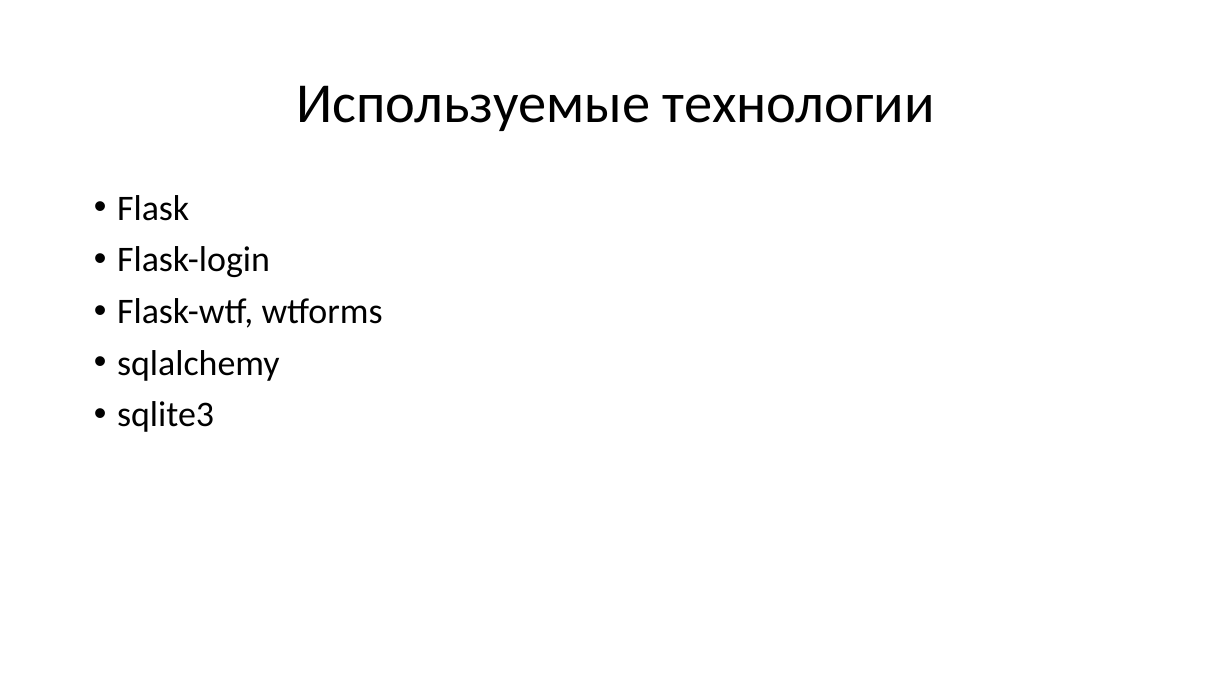
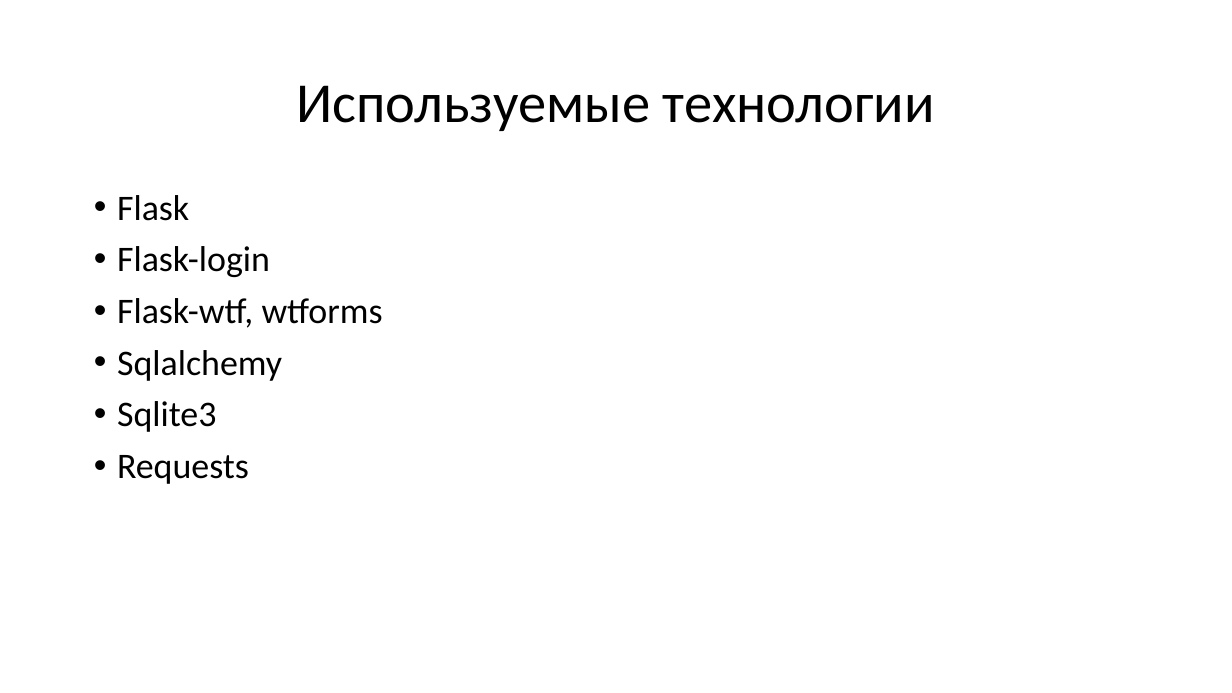
Before and after one commit to ArsenyGolovin/FlightSystem, a slide deck: slide 4 of Презентация.pptx. Drawn at 1232x693 pixels with LibreOffice and Linux fonts; fonts in the diff are those of the drawing. Boxes give left, top, right and bottom in pixels: in the first picture for what was removed or moved away, otherwise in the second. Text is boxed around its words. In the diff, an @@ line names an element or a change of style, - is before the commit and + after.

```diff
--- a/Презентация.pptx
+++ b/Презентация.pptx
@@ text at (x1=117, y1=350, x2=282, y2=484): text changed @@
-• sqlalchemy
-• sqlite3
+• Sqlalchemy
+• Sqlite3
+• Requests
```
Also in this commit, not shown: 2 other files.
